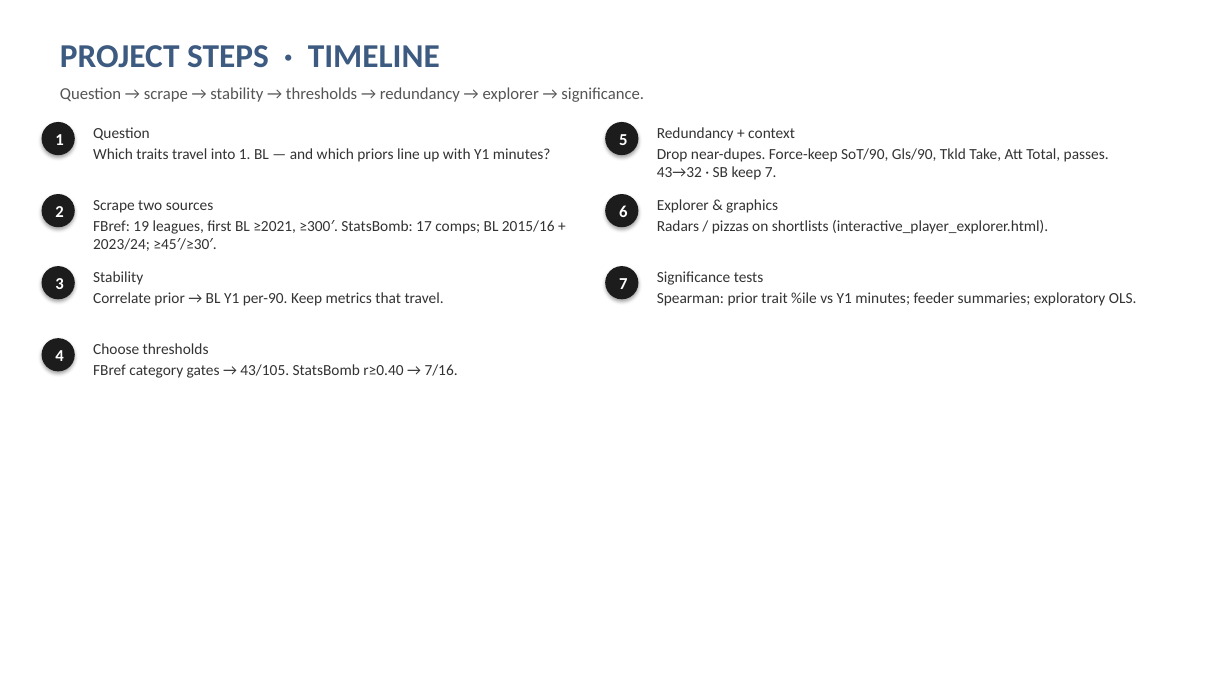
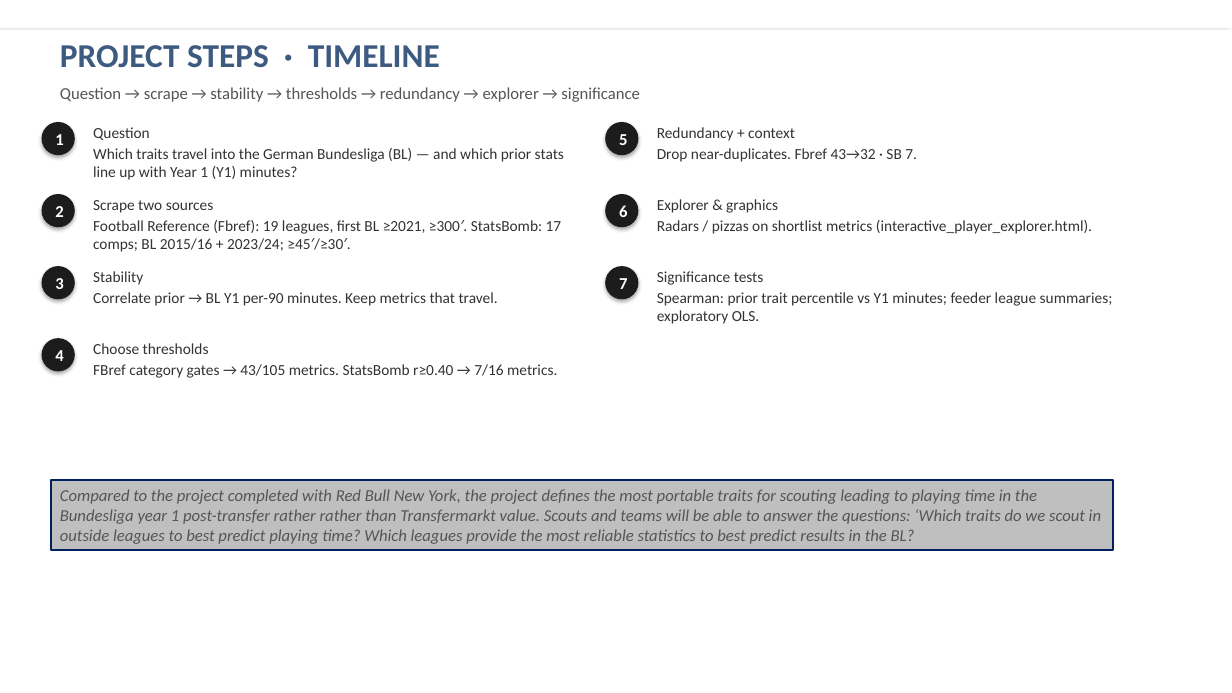
Before and after one commit to colbymorris08/bundesliga-transfer-traits, a slide deck: slide 2 of bundesliga_transfer_traits.pptx. Drawn at 1232x693 pixels with LibreOffice and Linux fonts; fonts in the diff are those of the drawing. Boxes give left, top, right and bottom in pixels: in the first picture for what was removed or moved away, otherwise in the second. Text is boxed around its words. In the diff, an @@ line names an element or a change of style, - is before the commit and + after.

```diff
--- a/bundesliga_transfer_traits.pptx
+++ b/bundesliga_transfer_traits.pptx
@@ rectangle: place and size @@
-rectangle at [0, 0, 1232, 693]
+rectangle at [0, 30, 1232, 693]
@@ text at [93, 148, 564, 180]: text changed @@
-Which traits travel into 1. BL — and which priors line up with Y1 minutes?
+Which traits travel into the German Bundesliga (BL) — and which prior stats line up with Year 1 (Y1) minutes?
@@ text at [657, 148, 917, 162]: text changed @@
-Drop near-dupes. Force-keep SoT/90, Gls/90, Tkld Take, Att Total, passes. 43→32 · SB keep 7.
+Drop near-duplicates. Fbref 43→32 · SB 7.
@@ text at [93, 220, 562, 252]: text changed @@
-FBref: 19 leagues, first BL ≥2021, ≥300′. StatsBomb: 17 comps; BL 2015/16 + 2023/24; ≥45′/≥30′.
+Football Reference (Fbref): 19 leagues, first BL ≥2021, ≥300′. StatsBomb: 17 comps; BL 2015/16 + 2023/24; ≥45′/≥30′.
@@ text at [657, 220, 1092, 234]: text changed @@
-Radars / pizzas on shortlists (interactive_player_explorer.html).
+Radars / pizzas on shortlist metrics (interactive_player_explorer.html).
@@ text at [93, 292, 498, 306]: text changed @@
-Correlate prior → BL Y1 per-90. Keep metrics that travel.
+Correlate prior → BL Y1 per-90 minutes. Keep metrics that travel.
@@ text at [657, 292, 1113, 324]: text changed @@
-Spearman: prior trait %ile vs Y1 minutes; feeder summaries; exploratory OLS.
+Spearman: prior trait percentile vs Y1 minutes; feeder league summaries; exploratory OLS.
@@ text at [93, 364, 557, 378]: text changed @@
-FBref category gates → 43/105. StatsBomb r≥0.40 → 7/16.
+FBref category gates → 43/105 metrics. StatsBomb r≥0.40 → 7/16 metrics.
@@ rectangle added at [51, 481, 1114, 551], fill #BFBFBF, outline #002060 1.5 pt, 13 pt, text #555555, italic @@
+Compared to the project completed with Red Bull New York, the project defines the most portable traits for scouting leading to playing time in the Bundesliga year 1 post-transfer rather rather than Transfermarkt value. Scouts and teams will be able to answer the questions: ‘Which traits do we scout in outside leagues to best predict playing time? Which leagues provide the most reliable statistics to best predict results in the BL?
```
Also in this commit, not shown: 19 other slides changed, 1 slide added, 2 slides removed.
